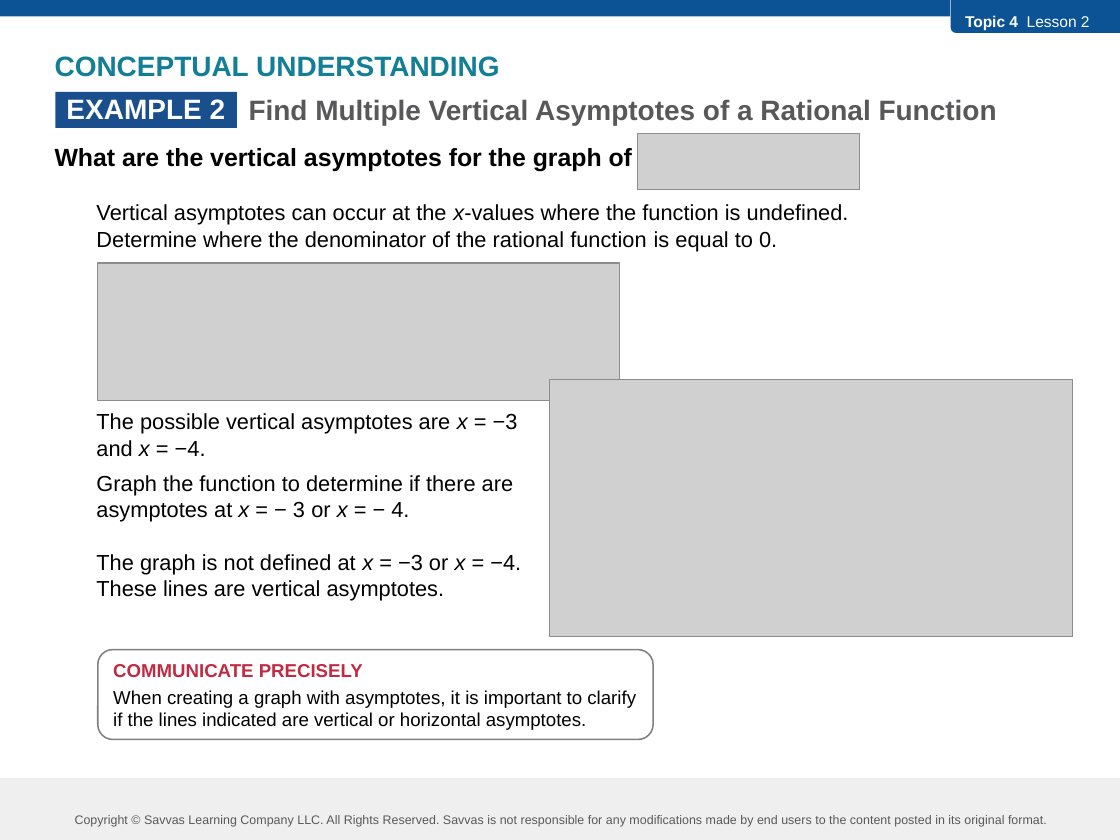
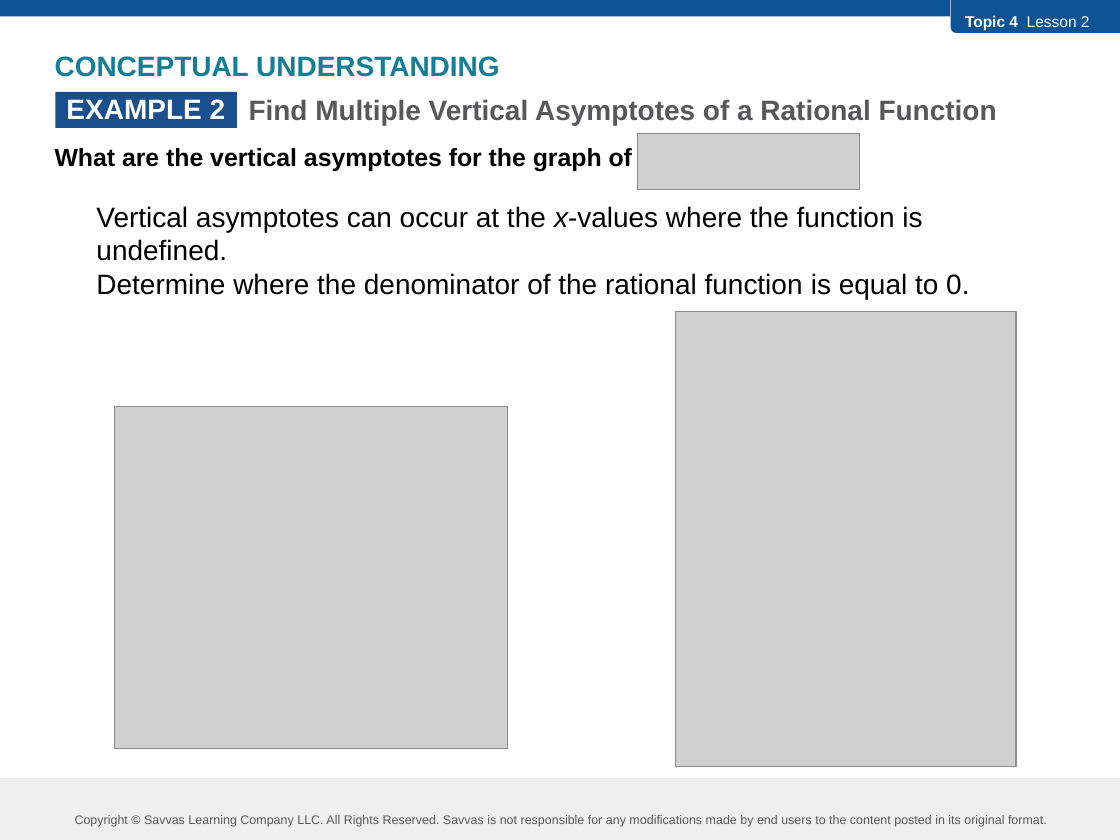
Before and after one commit to robjohncolson/feb25-25, a slide deck: slide 5 of l4-2.pptx (slide 4 before the commit). Drawn at 1120x840 pixels with LibreOffice and Linux fonts; fonts in the diff are those of the drawing; grey boxes stand for pictures. Boxes give left, top, right and bottom in pixels: in the first picture for what was removed or moved away, otherwise in the second. Text is boxed around its words. In the diff, an @@ line names an element or a change of style, - is before the commit and + after.

```diff
--- a/l4-2.pptx
+++ b/l4-2.pptx
@@ text at box(96, 206, 969, 299): size 14 to 18 pt in "Vertical asymptotes can occur at the x-values ..." @@
@@ picture: place and size @@
-picture at box(550, 380, 1073, 636)
+picture at box(675, 311, 1016, 766)
@@ text at box(96, 413, 521, 600): paragraphs removed @@
-The possible vertical asymptotes are x = −3
-and x = −4.
-Graph the function to determine if there are
-asymptotes at x = − 3 or x = − 4.
-The graph is not defined at x = −3 or x = −4.
-These lines are vertical asymptotes.
@@ picture: place and size @@
-picture at box(97, 263, 620, 401)
+picture at box(114, 407, 507, 748)
@@ rounded rectangle removed at box(97, 650, 653, 739) @@
-COMMUNICATE PRECISELY
-When creating a graph with asymptotes, it is important to clarify
-if the lines indicated are vertical or horizontal asymptotes.
```
Also in this commit, not shown: 8 other slides changed, 5 slides added, 10 slides removed, 5 other files.
